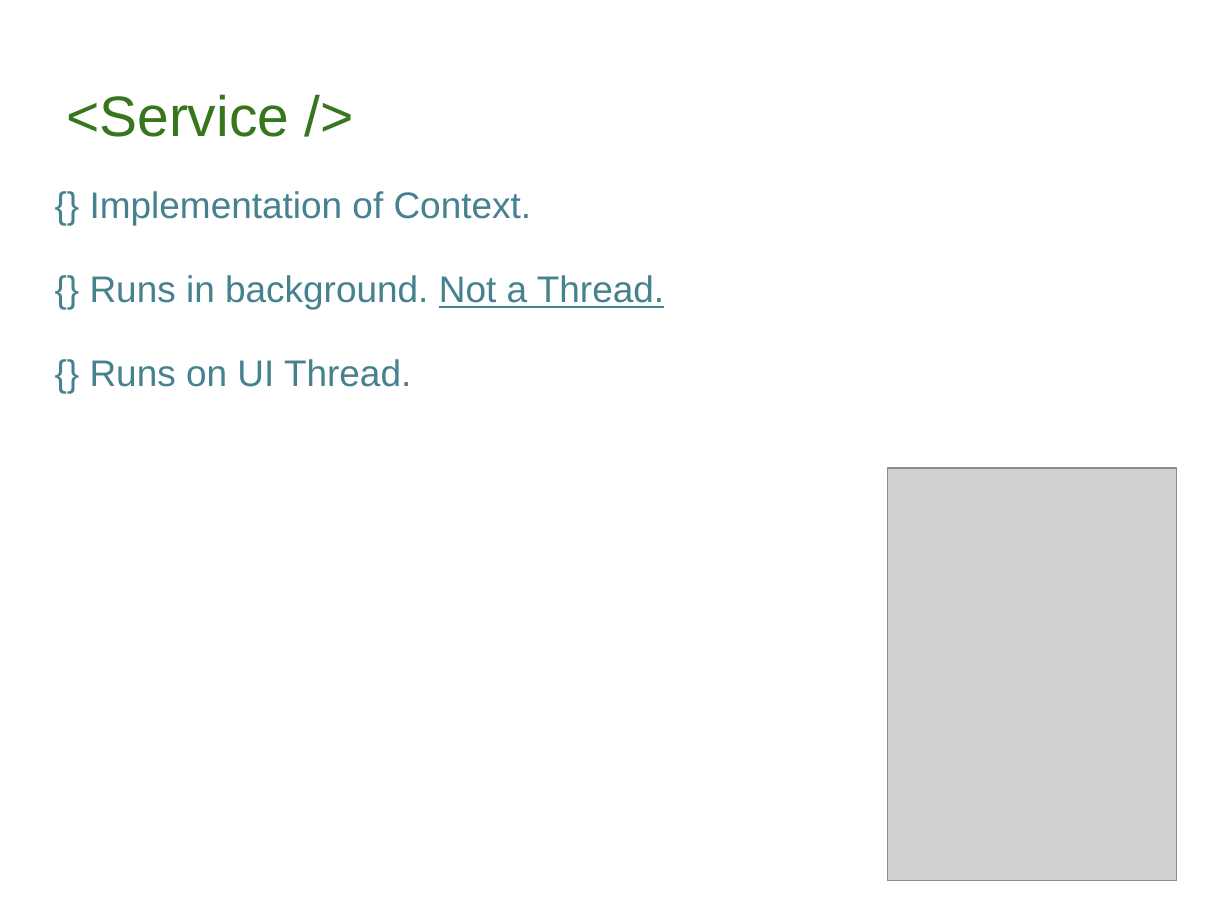
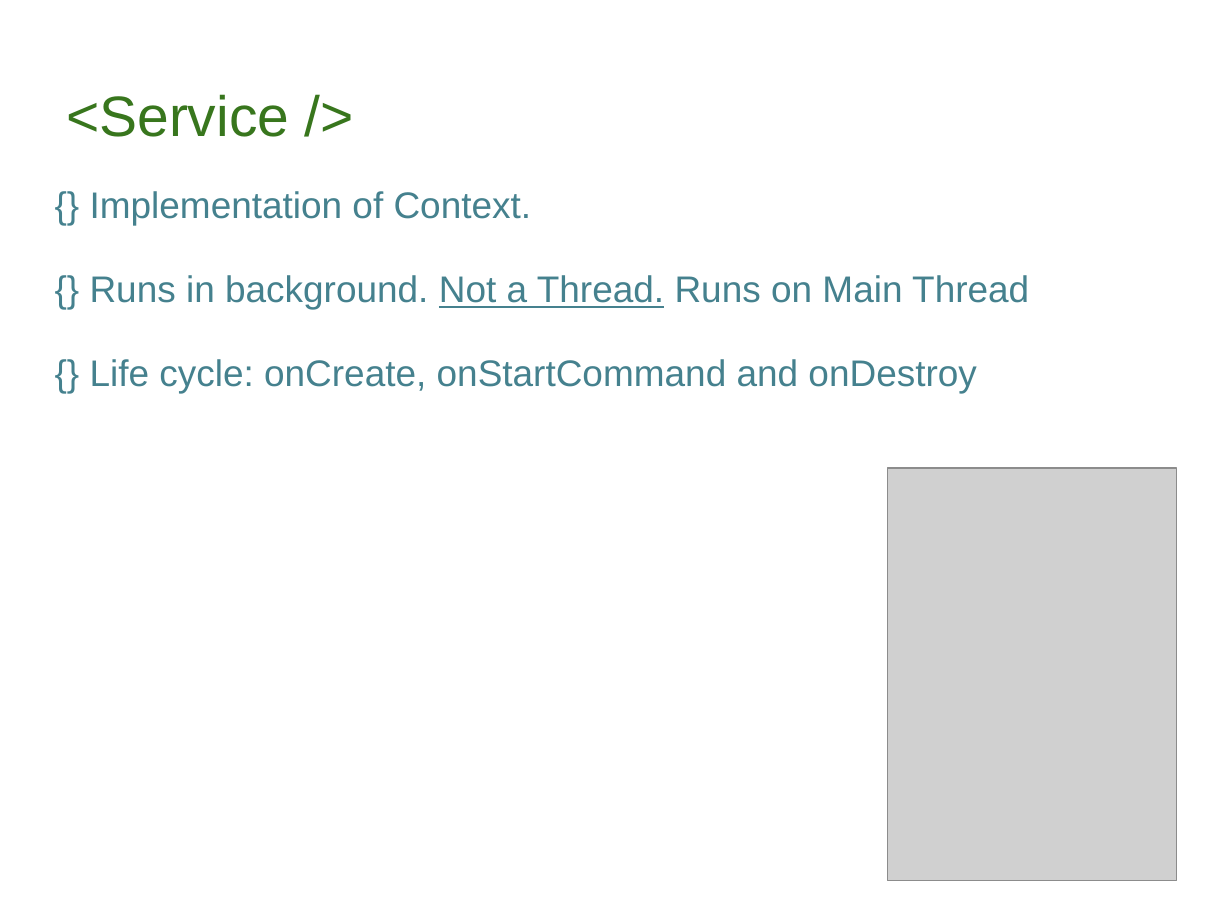
Before and after one commit to priyaaank/DevCampDemo, a slide deck: slide 6 of AndroidWorkshop.ppt (slide 4 before the commit). Drawn at 1232x924 pixels with LibreOffice and Linux fonts; fonts in the diff are those of the drawing; grey boxes stand for pictures. Boxes give left, top, right and bottom in pixels: in the first picture for what was removed or moved away, otherwise in the second. Text is boxed around its words. In the diff, an @@ line names an element or a change of style, - is before the commit and + after.

Commit message:
Updating latest ppt.

```diff
--- a/AndroidWorkshop.ppt
+++ b/AndroidWorkshop.ppt
@@ text at [90, 275, 1029, 393]: text changed @@
-{} Runs in background. Not a Thread.
-{} Runs on UI Thread.
+{} Runs in background. Not a Thread. Runs on Main Thread
+{} Life cycle: onCreate, onStartCommand and onDestroy
```
Also in this commit, not shown: 1 other slide changed, 1 slide added, 1 other file.
